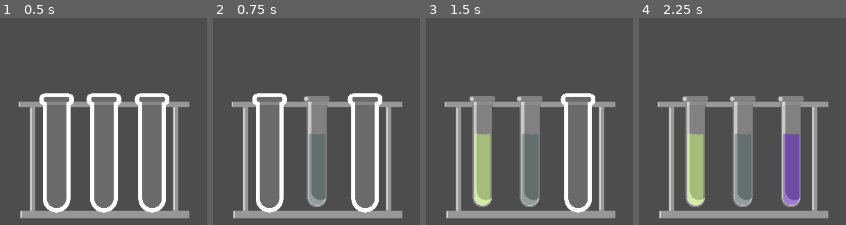
Above: before the commit, frames 1-4 (left to right).
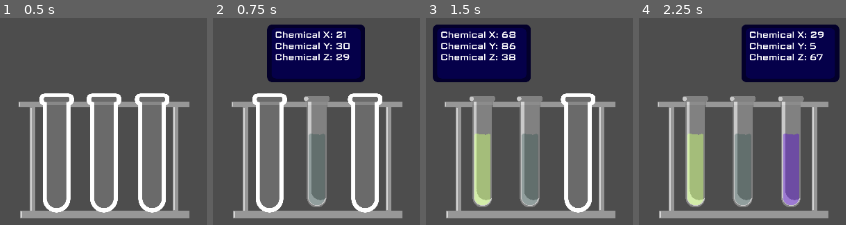
Above: after the commit, the same moments.

Repository: DevEhanTariq/godot-wild-jam-94
Game: Godot game, scene res://MainScenes/Workshop.tscn
Same seed, same stepped clock (60 frames per second), same inputs: the game is played once before the commit and once after it.
Inputs (mouse positions are in pixels of both pictures, inside the frame that each line leads up to):
- Up to frame 1 (0.5 s): no input
- Up to frame 2 (0.75 s): click (316, 152) at 0.52 s
- Up to frame 3 (1.5 s): click (481, 152) at 1.27 s
- Up to frame 4 (2.25 s): click (792, 152) at 2 s

Frame 1 is identical in both runs. In frame 2, 13% of the frame differs, in the area x 26-74%, y 2-31%; in frame 3, 13%; in frame 4, 13%, in the area x 49-98%, y 2-31%.

Commit message:
Fix: Finished info graphic system
- Finished info graphic system

Diff:
--- a/ExtraScenes/InfoHover.tscn
+++ b/ExtraScenes/InfoHover.tscn
@@ -1,5 +1,43 @@
 [gd_scene format=3 uid="uid://ca0cjwsypt5vc"]
 
+[ext_resource type="Script" uid="uid://b22orcopaqexr" path="res://ExtraScenes/info_hover.gd" id="1_j4vad"]
+[ext_resource type="Texture2D" uid="uid://dheboowghk82j" path="res://Assets/Art/InfoHover.png" id="2_6mxhs"]
+[ext_resource type="FontFile" uid="uid://jfl58k3vrepm" path="res://Assets/Fonts/Science_Gothic/ScienceGothic-VariableFont_CTRS,slnt,wdth,wght.ttf" id="3_6mxhs"]
+
 [node name="InfoHover" type="Node2D" unique_id=1545355480]
+script = ExtResource("1_j4vad")
 
 [node name="Sprite2D" type="Sprite2D" parent="." unique_id=147396572]
+position = Vector2(26.5, 0)
+scale = Vector2(0.5883333, 0.5)
+texture = ExtResource("2_6mxhs")
+
+[node name="ChemicalX" type="Label" parent="." unique_id=1518887872]
+offset_left = -122.0
+offset_top = -91.0
+offset_right = -82.0
+offset_bottom = -13.0
+theme_override_fonts/font = ExtResource("3_6mxhs")
+theme_override_font_sizes/font_size = 32
+text = "X"
+metadata/_edit_use_anchors_ = true
+
+[node name="ChemicalY" type="Label" parent="." unique_id=1484151706]
+offset_left = -122.0
+offset_top = -50.0
+offset_right = -97.0
+offset_bottom = 28.0
+theme_override_fonts/font = ExtResource("3_6mxhs")
+theme_override_font_sizes/font_size = 32
+text = "Y"
+metadata/_edit_use_anchors_ = true
+
+[node name="ChemicalZ" type="Label" parent="." unique_id=2098973745]
+offset_left = -122.0
+offset_top = -10.0
+offset_right = -82.0
+offset_bottom = 38.0
+theme_override_fonts/font = ExtResource("3_6mxhs")
+theme_override_font_sizes/font_size = 32
+text = "Z"
+metadata/_edit_use_anchors_ = true
--- a/ExtraScenes/TestTubeRenderer.tscn
+++ b/ExtraScenes/TestTubeRenderer.tscn
@@ -3,11 +3,15 @@
 [ext_resource type="Texture2D" uid="uid://dda6f6h3ngx5a" path="res://Assets/Art/TestTubeLayer.png" id="1_6jgwb"]
 [ext_resource type="Shader" uid="uid://bdd6rhx114n15" path="res://Shaders/TestTubeLiquadColor.gdshader" id="2_sb7us"]
 [ext_resource type="Texture2D" uid="uid://cclne66f1oxgt" path="res://Assets/Art/TestTubeLiquid.png" id="2_stytp"]
+[ext_resource type="PackedScene" uid="uid://ca0cjwsypt5vc" path="res://ExtraScenes/InfoHover.tscn" id="4_sb7us"]
 
 [sub_resource type="ShaderMaterial" id="ShaderMaterial_lthjr"]
 resource_local_to_scene = true
 shader = ExtResource("2_sb7us")
 shader_parameter/tint_color = Color(1, 1, 1, 1)
+
+[sub_resource type="RectangleShape2D" id="RectangleShape2D_lthjr"]
+size = Vector2(145, 809)
 
 [node name="TestTube" type="Node2D" unique_id=168604631]
 
@@ -20,3 +24,16 @@
 
 [node name="TestTubeTopLayer" type="Sprite2D" parent="TestTubeBottomLayer/Liquid" unique_id=114731809]
 texture = ExtResource("1_6jgwb")
+
+[node name="Area2D" type="Area2D" parent="." unique_id=775817702]
+
+[node name="CollisionShape2D" type="CollisionShape2D" parent="Area2D" unique_id=1092661665]
+position = Vector2(-1.5, 2.5)
+shape = SubResource("RectangleShape2D_lthjr")
+
+[node name="InfoHover" parent="." unique_id=1545355480 instance=ExtResource("4_sb7us")]
+position = Vector2(-57, -708)
+scale = Vector2(2, 2)
+
+[connection signal="mouse_entered" from="Area2D" to="InfoHover" method="_on_area_2d_mouse_entered"]
+[connection signal="mouse_exited" from="Area2D" to="InfoHover" method="_on_area_2d_mouse_exited"]
--- a/ExtraScenes/info_hover.gd
+++ b/ExtraScenes/info_hover.gd
@@ -1,11 +1,28 @@
 extends Node2D
 
+var ChemX: float = 0.0
+var ChemY: float = 0.0
+var ChemZ: float = 0.0
 
 # Called when the node enters the scene tree for the first time.
 func _ready() -> void:
-	pass # Replace with function body.
+	pass
 
 
 # Called every frame. 'delta' is the elapsed time since the previous frame.
 func _process(delta: float) -> void:
-	pass
+	var ChemicalX = $ChemicalX
+	var ChemicalY = $ChemicalY
+	var ChemicalZ = $ChemicalZ
+
+	ChemicalX.text = "Chemical X: " + str(int(ChemX*100))
+	ChemicalY.text = "Chemical Y: " + str(int(ChemY*100))
+	ChemicalZ.text = "Chemical Z: " + str(int(ChemZ*100))
+
+
+func _on_area_2d_mouse_entered() -> void:
+	visible = true
+
+
+func _on_area_2d_mouse_exited() -> void:
+	visible = false
--- a/ExtraScenes/test_tube_outline.gd
+++ b/ExtraScenes/test_tube_outline.gd
@@ -14,9 +14,18 @@
 	var Outline = $Button
 	var TestTube = $TestTube
 	var TestTubeLiquid = $TestTube/TestTubeBottomLayer/Liquid
+	var TestTubeInfo = $TestTube/InfoHover
+
+	var CX = randf_range(0.0, 1.0)
+	var CY = randf_range(0.0, 1.0)
+	var CZ = randf_range(0.0, 1.0)
+
+	TestTubeInfo.ChemX = CX
+	TestTubeInfo.ChemY = CY
+	TestTubeInfo.ChemZ = CZ
 
 	var mat = TestTubeLiquid.material as ShaderMaterial
-	mat.set_shader_parameter("tint_color", Color(randf_range(0.0, 1.0), randf_range(0.0, 1.0), randf_range(0.0, 1.0), 1.0))
+	mat.set_shader_parameter("tint_color", Color(CX, CY, CZ, 1.0))
 
 	Outline.visible = false
 	TestTube.visible = true
Not shown, added: Assets/Fonts/Pixelify_Sans/OFL.txt
Binary file added: Assets/Fonts/Pixelify_Sans/PixelifySans-VariableFont_wght.ttf
Not shown, added: Assets/Fonts/Pixelify_Sans/PixelifySans-VariableFont_wght.ttf.import
Not shown, added: Assets/Fonts/Pixelify_Sans/README.txt
Binary file added: Assets/Fonts/Pixelify_Sans/static/PixelifySans-Bold.ttf
Not shown, added: Assets/Fonts/Pixelify_Sans/static/PixelifySans-Bold.ttf.import
Binary file added: Assets/Fonts/Pixelify_Sans/static/PixelifySans-Medium.ttf
Not shown, added: Assets/Fonts/Pixelify_Sans/static/PixelifySans-Medium.ttf.import
Binary file added: Assets/Fonts/Pixelify_Sans/static/PixelifySans-Regular.ttf
Not shown, added: Assets/Fonts/Pixelify_Sans/static/PixelifySans-Regular.ttf.import
Binary file added: Assets/Fonts/Pixelify_Sans/static/PixelifySans-SemiBold.ttf
Not shown, added: Assets/Fonts/Pixelify_Sans/static/PixelifySans-SemiBold.ttf.import
(and 166 more such lines)
